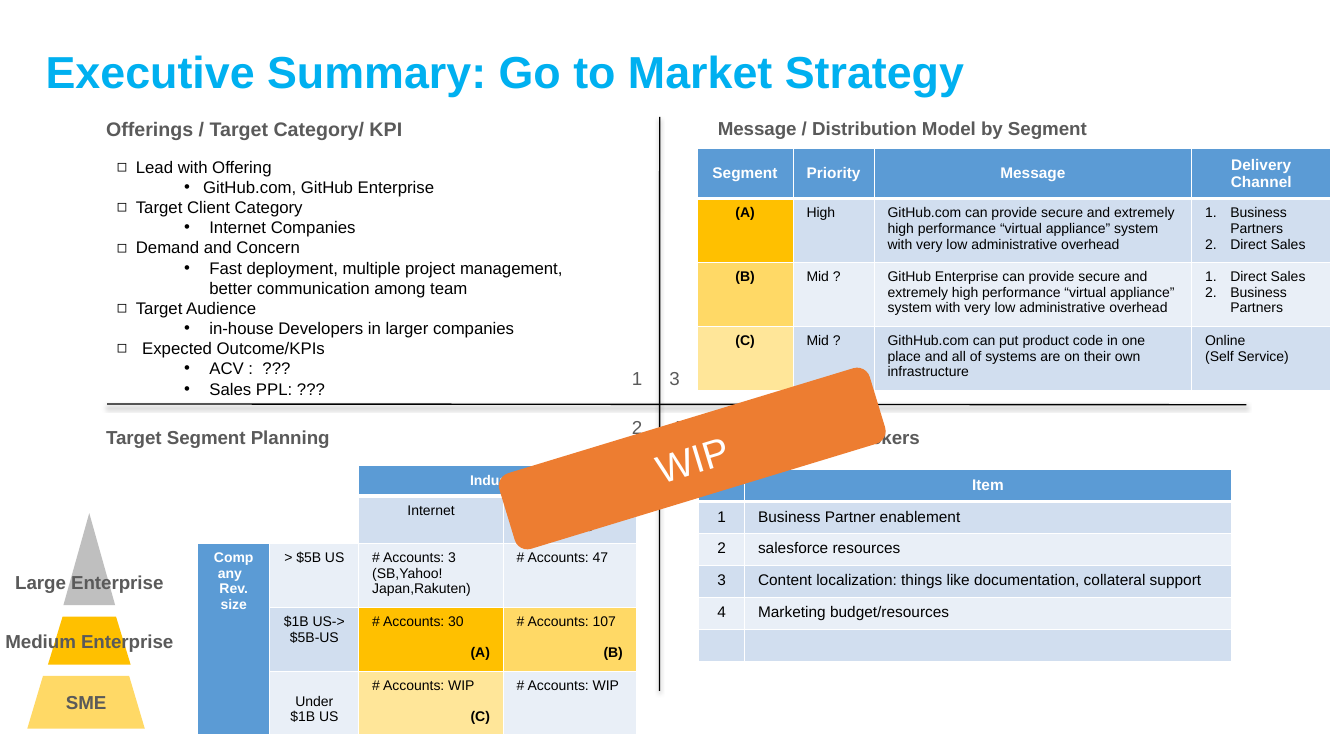
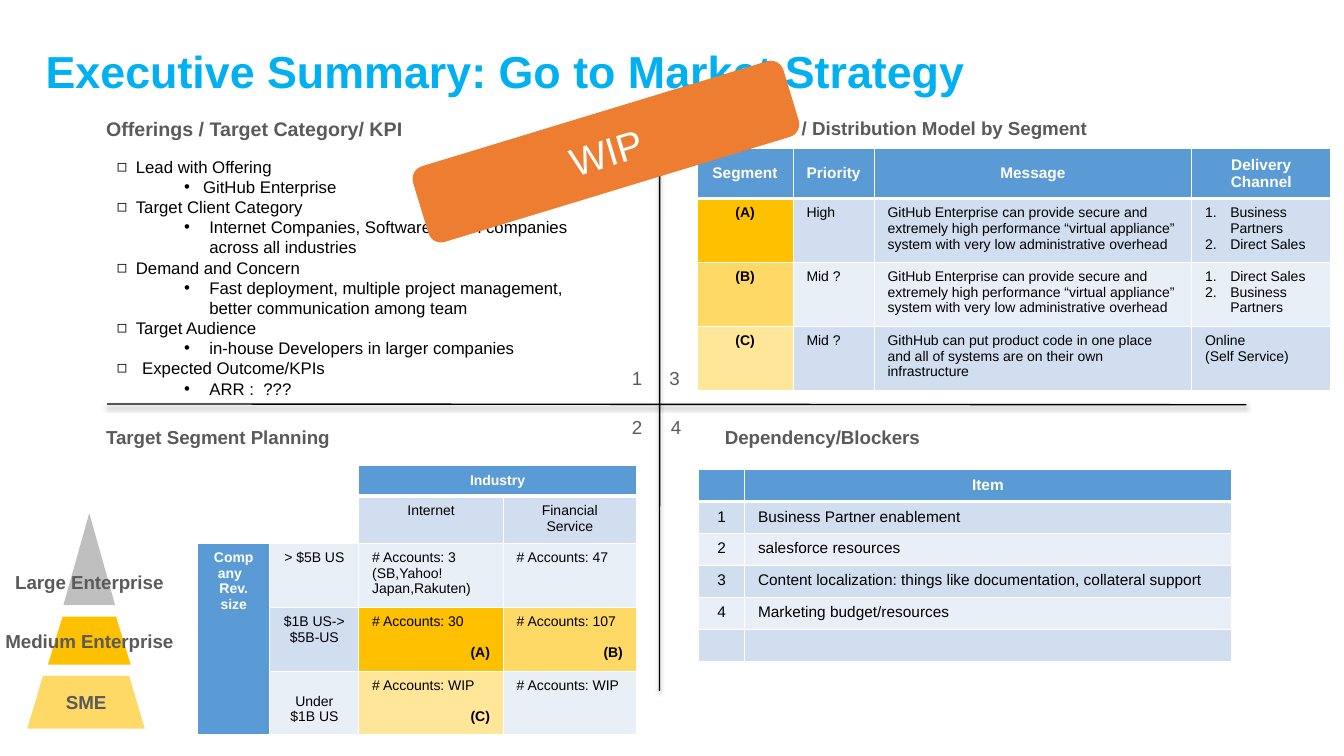
Before and after one commit to souebina/GitHub-Japan-Marketing-Plan, a slide deck: slide 4 of GitHub Japan Marketing Strategy.pptx. Drawn at 1344x756 pixels with LibreOffice and Linux fonts; fonts in the diff are those of the drawing. Boxes give left, top, right and bottom in pixels: in the first picture for what was removed or moved away, otherwise in the second. Text is boxed around its words. In the diff, an @@ line names an element or a change of style, - is before the commit and + after.

```diff
--- a/GitHub Japan Marketing Strategy.pptx
+++ b/GitHub Japan Marketing Strategy.pptx
@@ rounded rectangle "WIP": place and size @@
-rounded rectangle "WIP" at bbox=[496, 365, 889, 553]
+rounded rectangle "WIP" at bbox=[409, 57, 803, 245]
@@ table at bbox=[697, 148, 1330, 380] @@
-row 2, column 3: GitHub.com can provide secure and extremely high performance “virtual appliance” system with very low administrative overhead
+row 2, column 3: GitHub Enterprise can provide secure and extremely high performance “virtual appliance” system with very low administrative overhead
-row 4, column 3: GithHub.com can put product code in one place and all of systems are on their own infrastructure
+row 4, column 3: GithHub can put product code in one place and all of systems are on their own infrastructure
@@ text at bbox=[203, 181, 336, 197]: text changed @@
-  • GitHub.com, GitHub Enterprise
+  • GitHub Enterprise
@@ text at bbox=[209, 220, 567, 253]: text changed @@
-  • Internet Companies
+  • Internet Companies, Software driven companies across all industries
@@ text at bbox=[209, 383, 244, 395]: text changed @@
-  • ACV : ???
-  • Sales PPL: ???
+  • ARR : ???
```
Also in this commit, not shown: 1 other slide changed, 1 other file.
